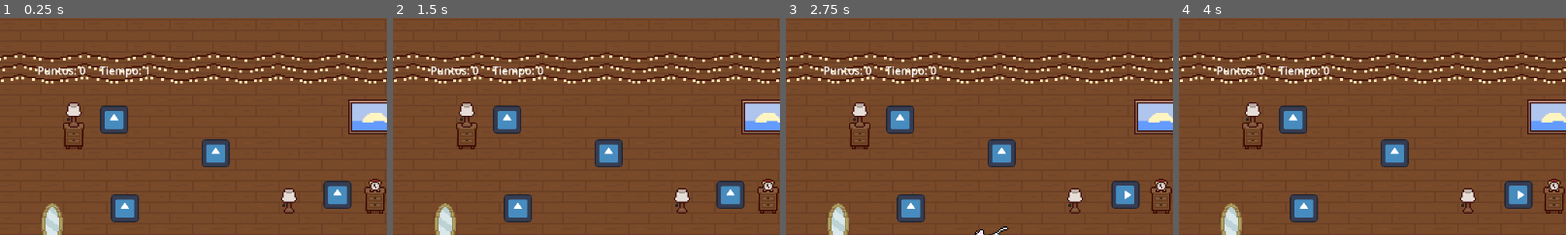
Above: before the commit, frames 1-4 (left to right).
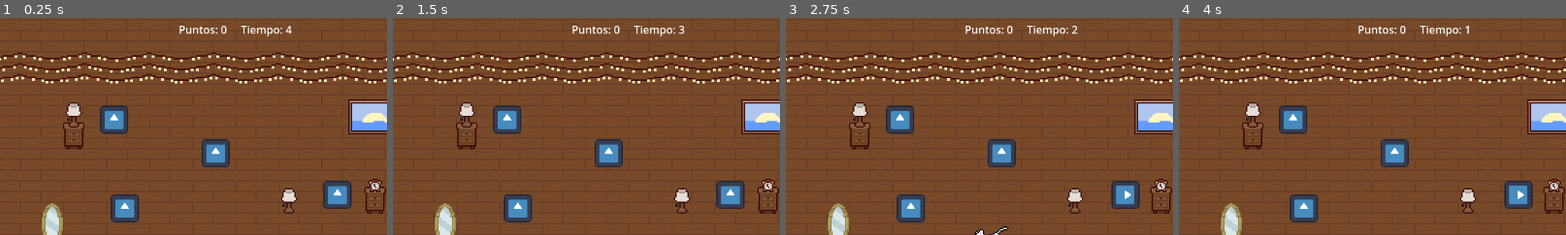
Above: after the commit, the same moments.

Repository: Zynest/Michis_del_caos_ver_2
Game: Godot game, scene res://Rooms/Room_1.tscn
The game is run twice, just before and just after one commit, with the same random seed, the same clock (stepped at 60 frames per second) and the same inputs. The engine's default icon, where the game draws it, is replaced by a stand-in: a white triangle on a blue panel in a dark square.
Inputs:
- Up to frame 1 (0.25 s): no input
- Up to frame 2 (1.5 s): tap Enter (ui_accept) at 0.5, 0.77 s; hold D (move_right) from 0.53 s (still down)
- Up to frame 3 (2.75 s): tap Enter (ui_accept) at 1.52 s; release D (move_right) at 2.03 s; hold A (move_left) from 2.03 s (still down)
- Up to frame 4 (4 s): release A (move_left) at 2.78 s; hold D (move_right) from 2.78 s (still down); tap Enter (ui_accept) at 3.02, 3.5, 3.77 s
The pictures show only the part of the screen within x 20-70%, y 12-62%; the shares and areas given below are measured in that part.

The runs differ from the first frame. In frame 1, 1.0% of the frame differs, in the area x 9-76%, y 3-28%; in frame 2, 1.0%; in frame 3, 1.0%; in frame 4, 1.0%.

Commit message:
mover cosas

Diff:
--- a/Rooms/Room_1.tscn
+++ b/Rooms/Room_1.tscn
@@ -929,10 +929,14 @@
 script = ExtResource("3_dyehu")
 
 [node name="HudLabel" type="Label" parent="UI"]
-offset_left = 282.0
-offset_top = 143.0
-offset_right = 394.0
-offset_bottom = 166.0
+anchors_preset = 5
+anchor_left = 0.5
+anchor_right = 0.5
+offset_left = -56.0
+offset_top = 82.0
+offset_right = 56.0
+offset_bottom = 105.0
+grow_horizontal = 2
 
 [node name="5peso" parent="." instance=ExtResource("5_5nhsa")]
 position = Vector2(693, 440)
--- /dev/null
+++ b/Rooms/ui_contador.tscn
@@ -0,0 +1,45 @@
+[gd_scene load_steps=2 format=3 uid="uid://8qaew77n2gsl"]
+
+[sub_resource type="GDScript" id="GDScript_qtf0q"]
+script/source = "extends Control
+#@onready var puntos: Label = $Puntos
+#@onready var tiempo: Label = $Tiempo
+#
+#func _process(_delta):
+	#puntos.text = str(Game.score)
+	#tiempo.text = str(Game.time_left)
+"
+
+[node name="UIContador" type="Control"]
+layout_mode = 3
+anchors_preset = 15
+anchor_right = 1.0
+anchor_bottom = 1.0
+grow_horizontal = 2
+grow_vertical = 2
+script = SubResource("GDScript_qtf0q")
+
+[node name="ColorRect" type="ColorRect" parent="."]
+layout_mode = 1
+anchors_preset = 15
+anchor_right = 1.0
+anchor_bottom = 1.0
+grow_horizontal = 2
+grow_vertical = 2
+color = Color(0.31764707, 0.23137255, 0.019607844, 1)
+
+[node name="Puntos" type="Label" parent="."]
+layout_mode = 0
+offset_left = 268.0
+offset_top = 42.0
+offset_right = 327.0
+offset_bottom = 65.0
+text = "Puntos:"
+
+[node name="Tiempo" type="Label" parent="."]
+layout_mode = 0
+offset_left = 662.0
+offset_top = 39.0
+offset_right = 720.0
+offset_bottom = 62.0
+text = "Tiempo:"
--- a/Scripts/Game.gd
+++ b/Scripts/Game.gd
@@ -1,12 +1,12 @@
 extends Node
 
 var score = 0
-var time_left = 2
+var time_left = 5
 var target_score = 0
 
 func reset():
 	score = 0
-	time_left = 2
+	time_left = 5
 
 func add_score(v:int) -> void:
 	score += v
